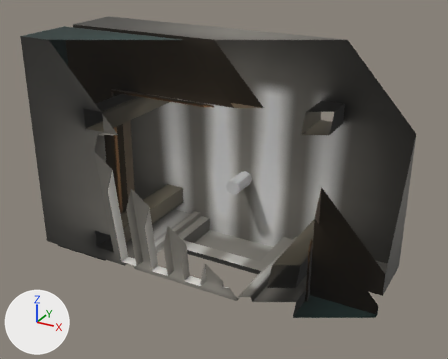
Two versions of the OBJ model Platforms/Android/assets/Scene.obj, one commit apart.
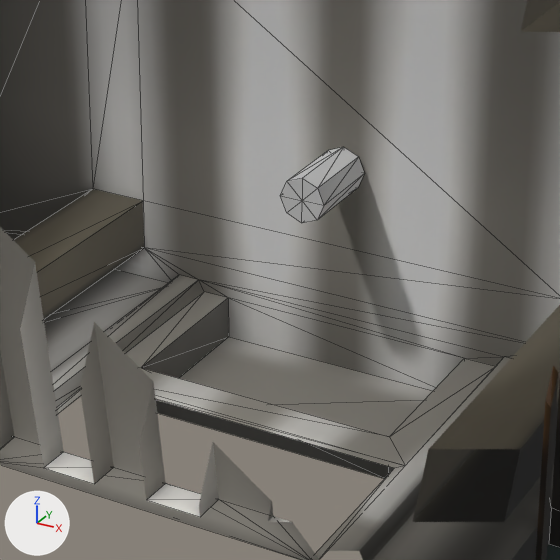
There are two pictures of each version: one whole from a 50 mm camera at (17.26, -34.47, 16.73) aimed at (0.94, -4.8, 1.9), one close up on the part from 31% to 70% of the width and 35% to 84% of the height. The lights are fixed; the arrows at lower left show +X, +Y and +Z. The close-ups show mesh edges as thin lines. Everything nearer to the camera than a plane just in front of the edit is cut away. Where no turn or scale is listed for an object, it has been applied to the vertices.

Objects in the first close-up: 'camera', 'interior'.
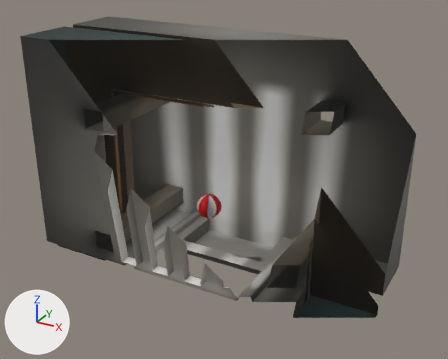
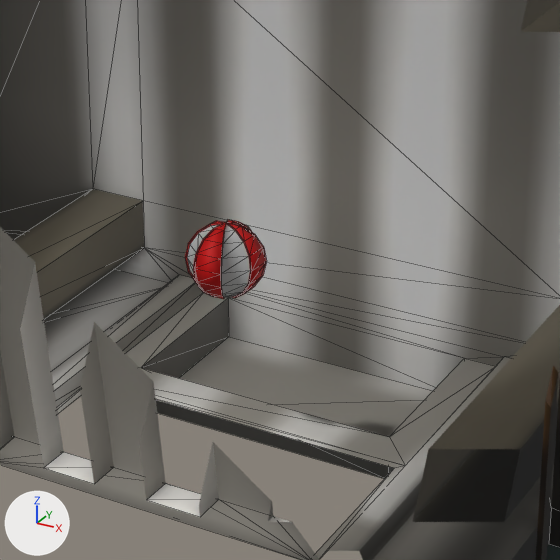
Boxes (x1, y1, x2, y2) around the edits, measured in the close-ups (560 x 560 px):
'player', added
    after: (185, 220, 267, 299)
'camera', deleted
    before: (280, 147, 365, 223)

Edits to the bpy script that builds the scene:
```text
Add img_ball_png:
    img_ball_png = load_image('ball.png', 'ball.png', 64, 64, 'sRGB')
Add mat_ball_ball:
    mat_ball_ball = principled_material('ball_ball')
    mat_ball_ball.texture = img_ball_png
    mat_ball_ball.roughness = 0.69
Add me_player:
    me_player.from_pydata(...)  # 116 vertices, 240 faces; spans x -0.73..0.73, y -5.7..-4.3, z -0.76..0.76
    me_player.polygons.foreach_set('use_smooth', [True] * 240)
    me_player.materials.append(mat_ball_ball)  # picture img_ball_png
Remove ob_camera:
    ob_camera = bpy.data.objects.new('camera', me_camera)
    ob_camera.location = (0.0, 0.0, 0.0)
Add ob_player:
    ob_player = bpy.data.objects.new('player', me_player)
    ob_player.location = (0.0, 0.0, 0.0)
```
